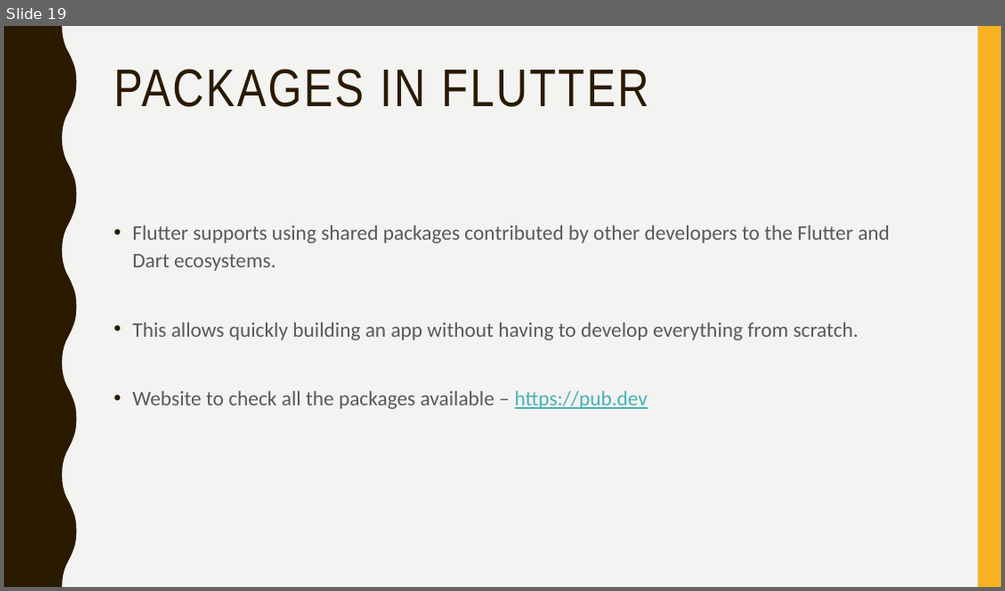
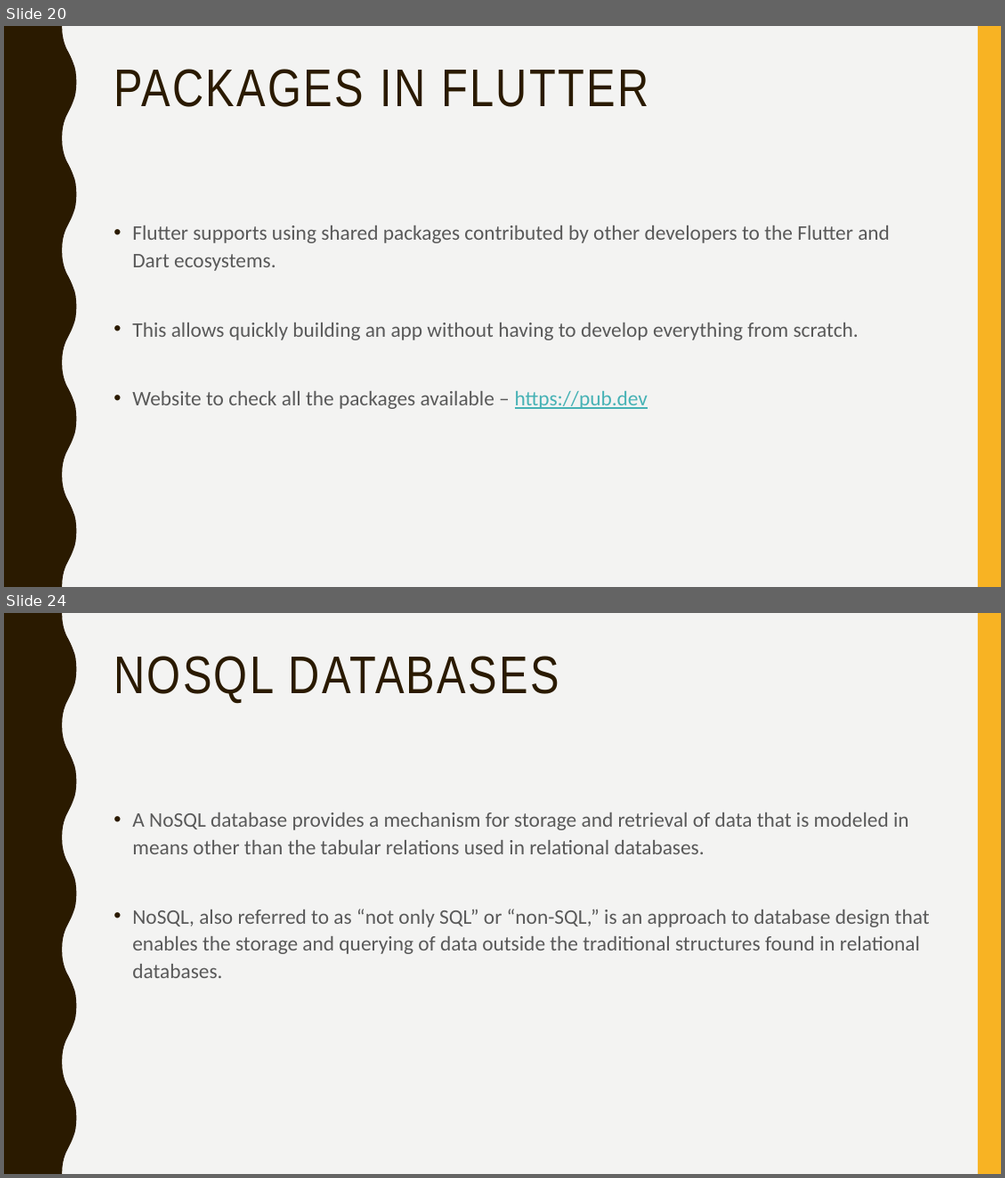
Before and after one commit to narayanvyas/flutter_workshop, a slide deck: Flutter Workshop.pptx. Shown one above the other, each under a label of ours: slide 19 before the commit, slides 20 and 24 after it; the slides between them are not shown. The pictures are 1005x591 and 1005x1178 pixels, drawn with LibreOffice and Linux fonts; fonts in the diff are those of the drawing. Boxes give left, top, right and bottom in pixels: in the first picture for what was removed or moved away, otherwise in the second. Text is boxed around its words. In the diff, an @@ line names an element or a change of style, - is before the commit and + after.

```diff
--- a/Flutter Workshop.pptx
+++ b/Flutter Workshop.pptx
@@ slide 24 added at box(4, 613, 1001, 1174), background #F3F3F2; not listed: 2 template elements that a slide beside it also shows @@
@@ title added at box(113, 656, 559, 703), 51 pt, text #2A1A00 @@
+NOSQL DATABASES
@@ text added at box(132, 812, 930, 978), 20 pt, text #595959 @@
+• A NoSQL database provides a mechanism for storage and retrieval of data that is modeled in means other than the tabular relations used in relational databases.
+• NoSQL, also referred to as “not only SQL” or “non-SQL,” is an approach to database design that enables the storage and querying of data outside the traditional structures found in relational databases.
@@ what was slide 19 is now slide 20 @@
```
Also in this commit, not shown: 6 other slides added, 1 other file.
